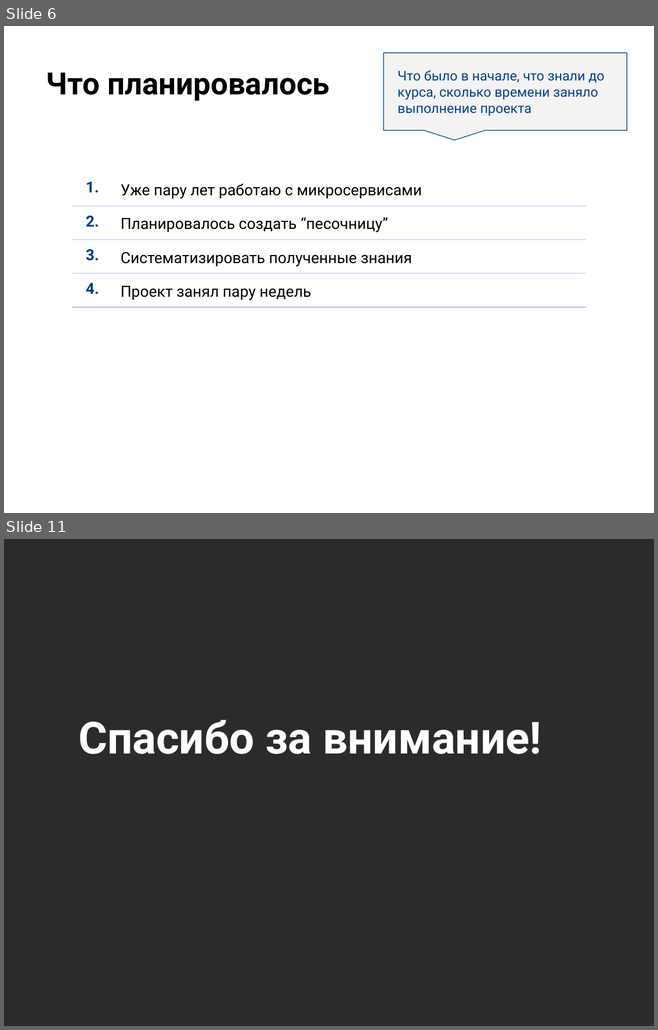
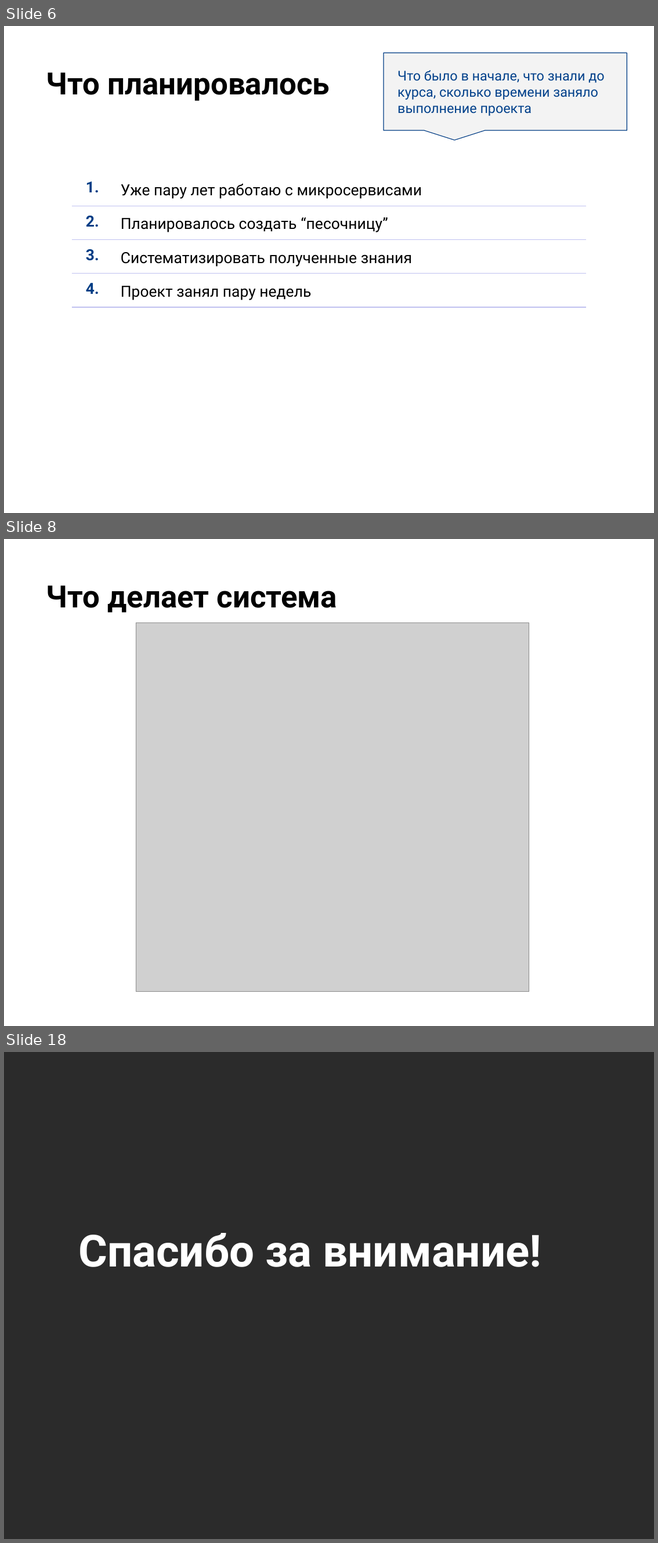
Before and after one commit to christina-gorina/microservices-otus-study, a slide deck: final/marketplace-orders/files/presentation/Презентация.pptx. Shown one above the other, each under a label of ours: slides 6 and 11 before the commit, slides 6, 8 and 18 after it; the slides between them are not shown. The pictures are 658x1030 and 658x1543 pixels, drawn with LibreOffice and Linux fonts; fonts in the diff are those of the drawing; grey boxes stand for pictures; background and template pictures are left out; a plain dark background stands for a picture behind light text. Boxes give left, top, right and bottom in pixels: in the first picture for what was removed or moved away, otherwise in the second. Text is boxed around its words. In the diff, an @@ line names an element or a change of style, - is before the commit and + after.

```diff
--- a/final/marketplace-orders/files/presentation/Презентация.pptx
+++ b/final/marketplace-orders/files/presentation/Презентация.pptx
@@ slide 8 added at [4,539,654,1026], background picture (left out) @@
@@ title added at [46,585,337,613], 34 pt, text #000000, bold @@
+Что делает система
@@ picture added at [136,623,529,992] @@
@@ what was slide 11 is now slide 18 @@
```
Also in this commit, not shown: 3 slides changed, 8 other slides added, 10 slides removed, 2 other files.
